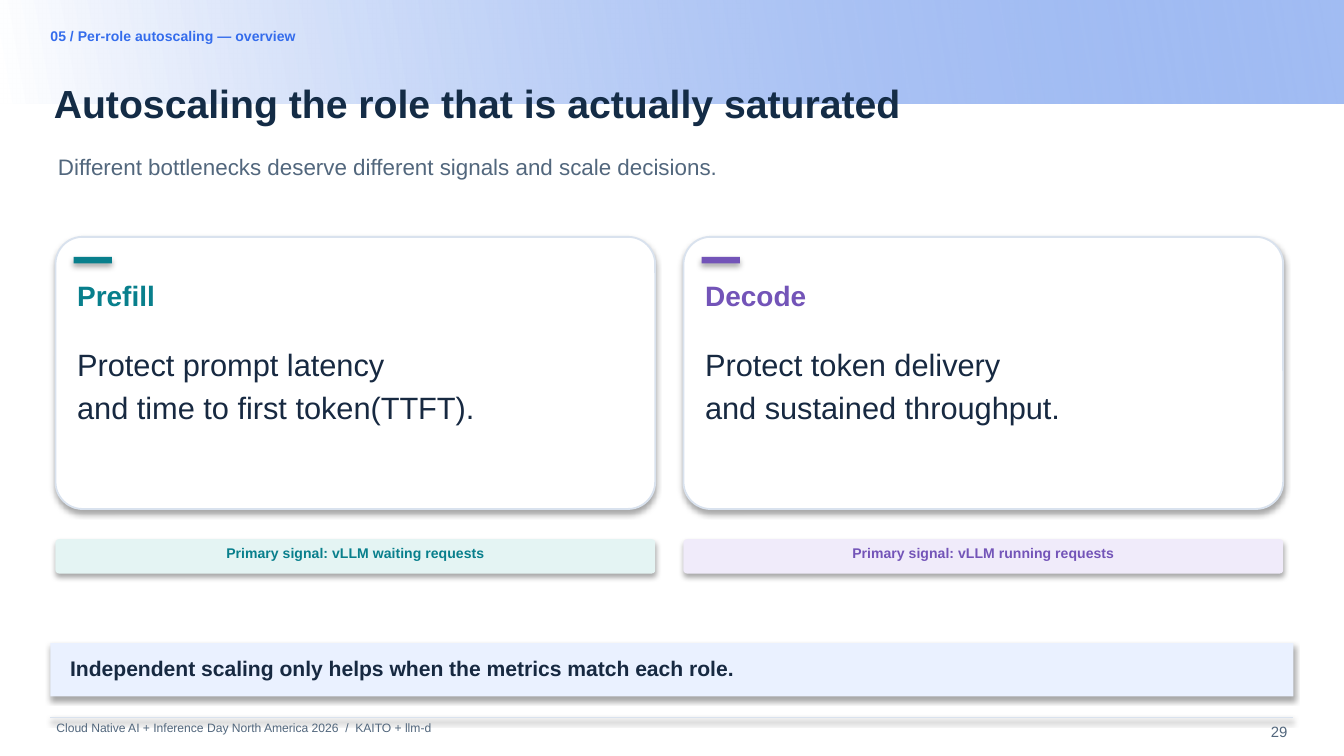
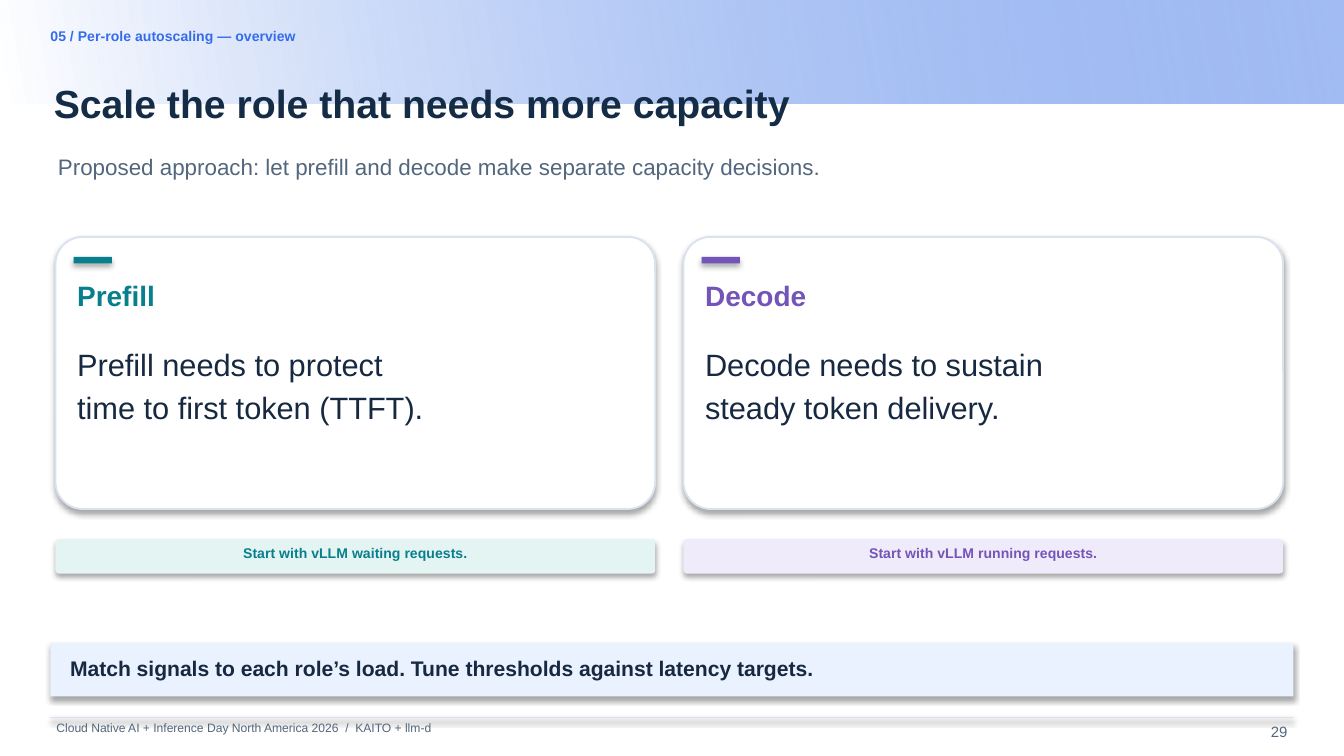
Before and after one commit to andyzhangx/demo, a slide deck: slide 29 of llm/pd-disaggregation/kubecon-na-2026-pd-disaggregation-kaito-llmd.pptx. Drawn at 1344x756 pixels with LibreOffice and Linux fonts; fonts in the diff are those of the drawing; background and template pictures are left out. Boxes give left, top, right and bottom in pixels: in the first picture for what was removed or moved away, otherwise in the second. Text is boxed around its words. In the diff, an @@ line names an element or a change of style, - is before the commit and + after.

```diff
--- a/llm/pd-disaggregation/kubecon-na-2026-pd-disaggregation-kaito-llmd.pptx
+++ b/llm/pd-disaggregation/kubecon-na-2026-pd-disaggregation-kaito-llmd.pptx
@@ text at <box>54,89,790,126</box>: text changed @@
-Autoscaling the role that is actually saturated
+Scale the role that needs more capacity
@@ text at <box>58,159,819,180</box>: text changed @@
-Different bottlenecks deserve different signals and scale decisions.
+Proposed approach: let prefill and decode make separate capacity decisions.
@@ text at <box>77,353,423,425</box>: text changed @@
-Protect prompt latency
-and time to first token(TTFT).
+Prefill needs to protect
+time to first token (TTFT).
@@ text at <box>705,353,1043,425</box>: text changed @@
-Protect token delivery
-and sustained throughput.
+Decode needs to sustain
+steady token delivery.
@@ text at <box>243,548,468,561</box>: text changed @@
-Primary signal: vLLM waiting requests
+Start with vLLM waiting requests.
@@ text at <box>869,548,1097,561</box>: text changed @@
-Primary signal: vLLM running requests
+Start with vLLM running requests.
@@ text at <box>70,660,813,681</box>: text changed @@
-Independent scaling only helps when the metrics match each role.
+Match signals to each role’s load. Tune thresholds against latency targets.
```
Also in this commit, not shown: 48 other slides changed.
